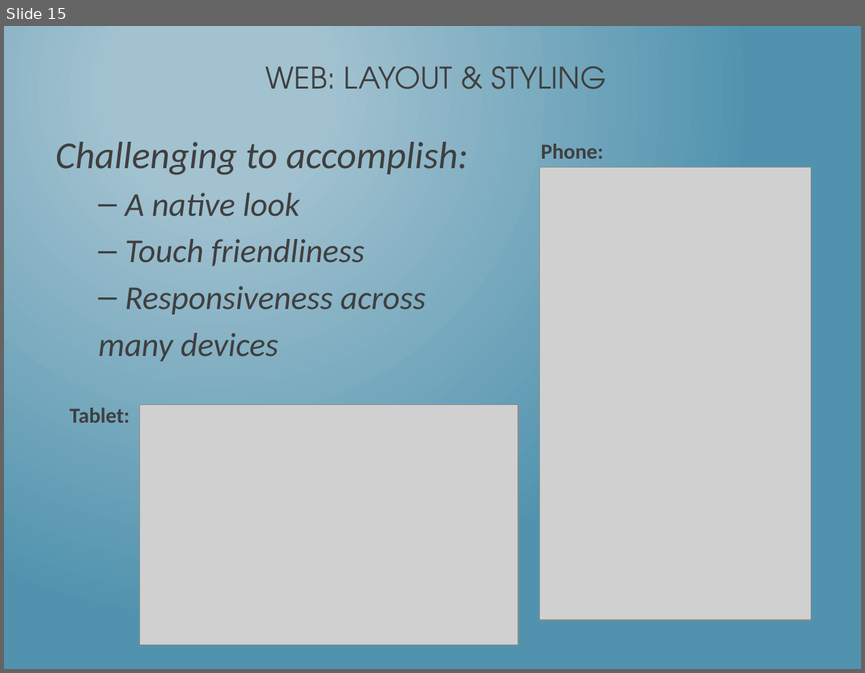
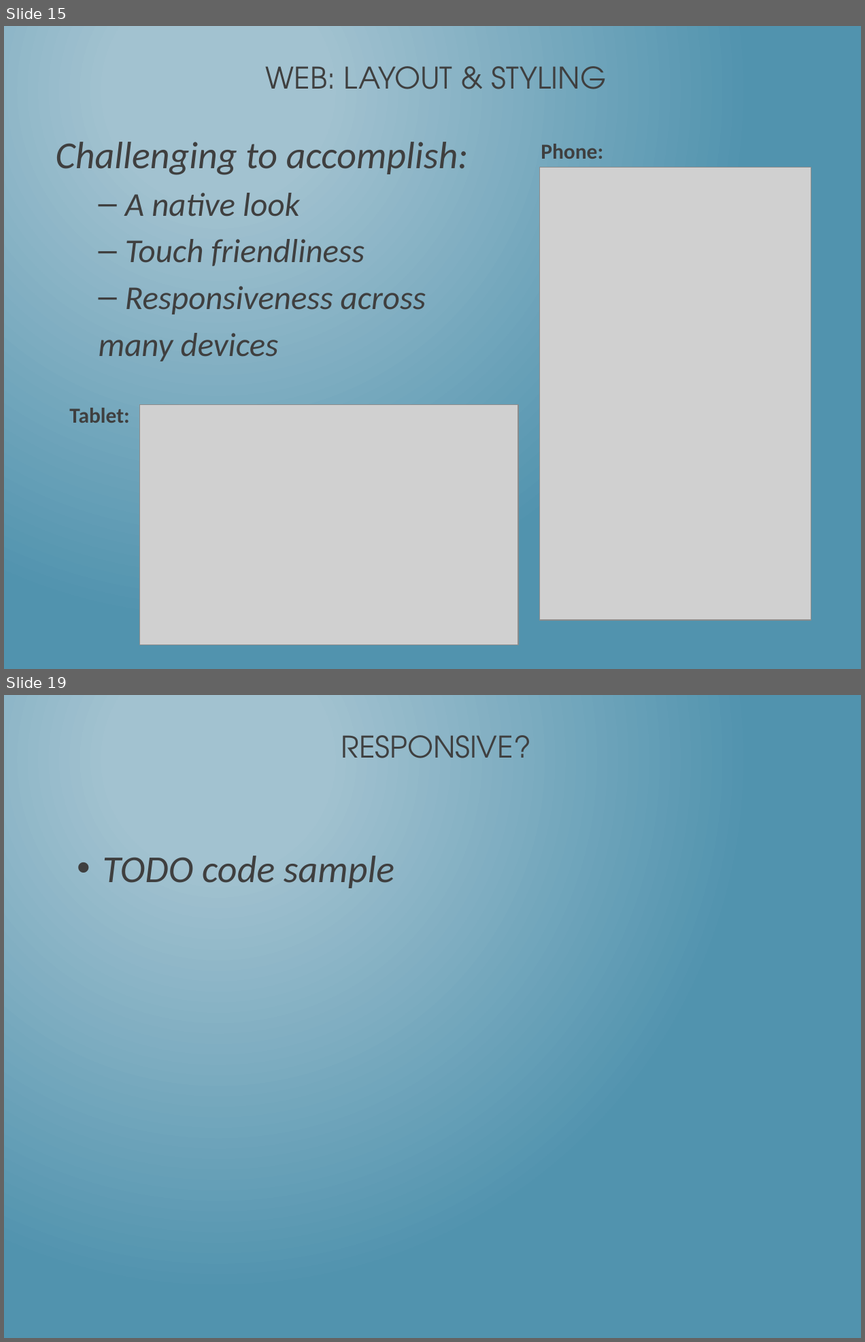
Before and after one commit to dotNetkow/Presentations, a slide deck: That Conference 2014/Building PhoneGap Mobile App w KendoUI.pptx. Shown one above the other, each under a label of ours: slide 15 before the commit, slides 15 and 19 after it; the slides between them are not shown. The pictures are 865x673 and 865x1342 pixels, drawn with LibreOffice and Linux fonts; fonts in the diff are those of the drawing; grey boxes stand for pictures. Boxes give left, top, right and bottom in pixels: in the first picture for what was removed or moved away, otherwise in the second. Text is boxed around its words. In the diff, an @@ line names an element or a change of style, - is before the commit and + after.

```diff
--- a/That Conference 2014/Building PhoneGap Mobile App w KendoUI.pptx
+++ b/That Conference 2014/Building PhoneGap Mobile App w KendoUI.pptx
@@ slide 19 added at <box>4,695,861,1338</box>, background gradient #A3C3D1 to #5194AF @@
@@ title added at <box>341,735,531,758</box>, 25 pt, text #3F3F3F @@
+RESPONSIVE?
@@ text added at <box>103,855,394,888</box>, 32 pt, text #3F3F3F, italic @@
+• TODO code sample
```
Also in this commit, not shown: 7 slides changed, 5 other slides added.
